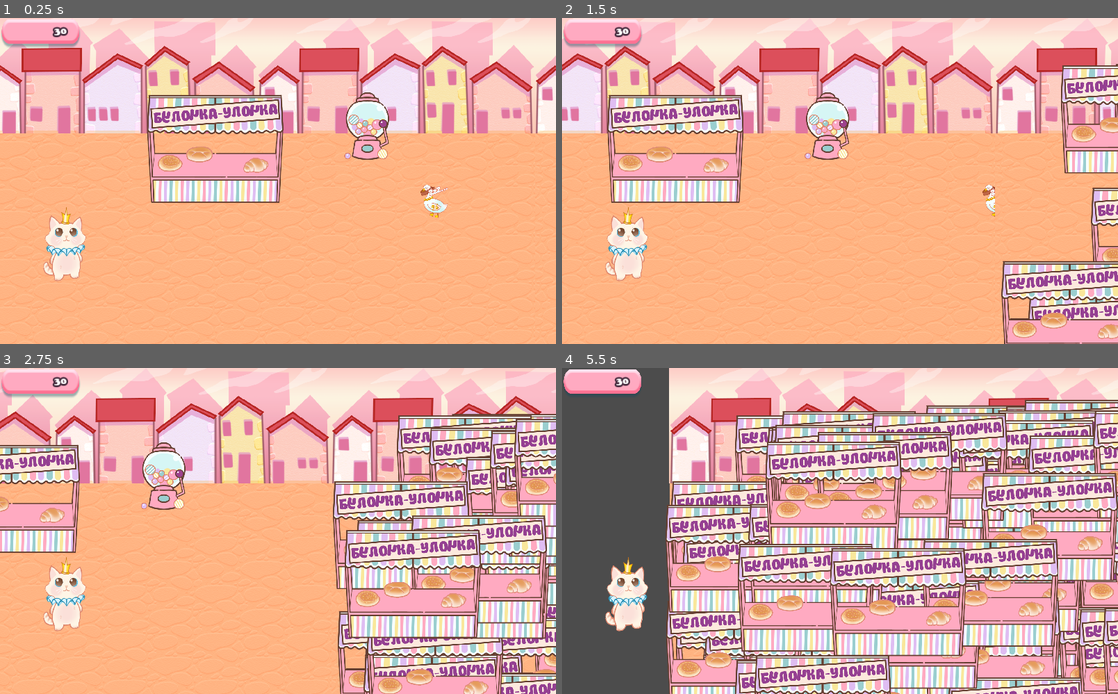
Above: before the commit, frames 1-4 (two rows, left to right).
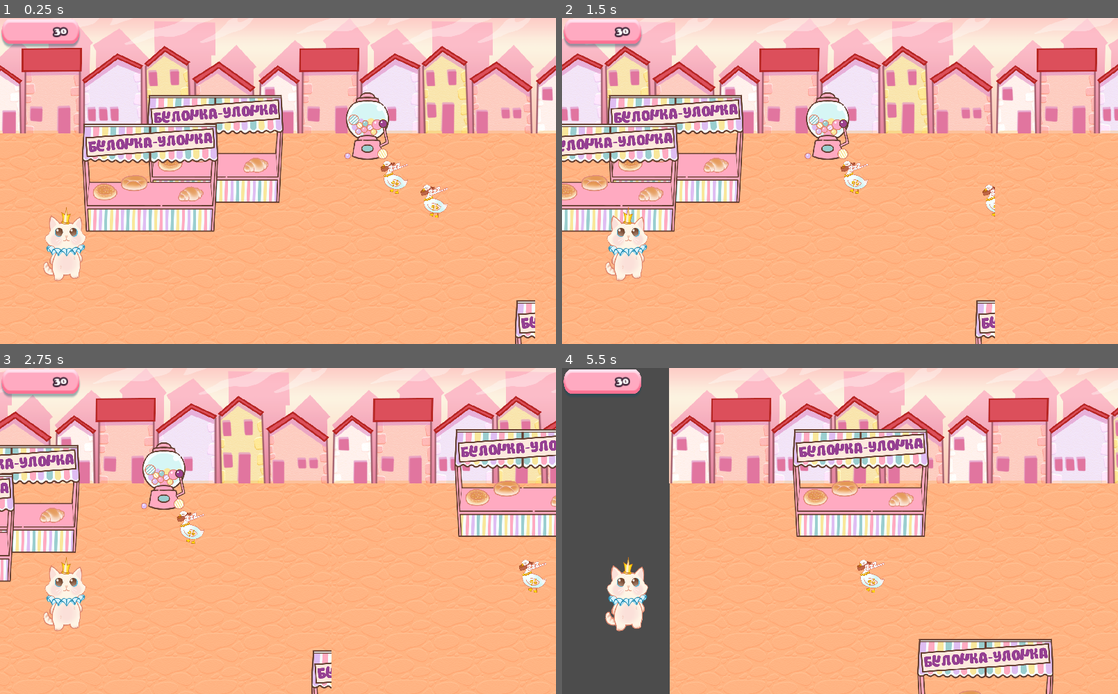
Above: after the commit, the same moments.

Repository: cuire/Voleur-de-Renard
Game: Godot game, scene res://scenes/main_location/kingdom.tscn
Same seed, same stepped clock (60 frames per second), same inputs: the game is played once before the commit and once after it. This scene is started directly instead of the project's main scene.
Inputs (mouse positions are in pixels of both pictures, inside the frame that each line leads up to):
- Up to frame 1 (0.25 s): no input
- Up to frame 2 (1.5 s): move the mouse to (923, 125) at 0.52 s; hold Right (ui_right) 0.53-1.28 s; click (923, 125) at 0.67 s; move the mouse to (645, 115) at 1.27 s; click (645, 115) at 1.42 s
- Up to frame 3 (2.75 s): move the mouse to (50, 465) at 2.02 s; hold Right (ui_right) from 2.03 s (still down); click (50, 465) at 2.17 s
- Up to frame 4 (5.5 s): move the mouse to (612, 459) at 2.77 s; click (612, 459) at 2.92 s; move the mouse to (995, 550) at 3.52 s; release Right (ui_right) at 3.53 s; click (995, 550) at 3.67 s; move the mouse to (1029, 602) at 4.27 s; click (1029, 602) at 4.42 s; move the mouse to (995, 602) at 5.02 s; click (995, 602) at 5.17 s

The runs differ from the first frame. In frame 1, 7.2% of the frame differs, in the area x 14-97%, y 32-100%; in frame 2, 15%; in frame 3, 31%; in frame 4, 65%, in the area x 18-100%, y 9-100%.

Commit message:
Update kingdom.gd

Diff:
--- a/scenes/main_location/kingdom.gd
+++ b/scenes/main_location/kingdom.gd
@@ -9,18 +9,20 @@
 var new_frame
 onready var timer = get_node("Timer")
 
-var frame_1 = preload("res://scenes/main_location/frames/frame_1.tscn")
-var bakery = preload("res://minigames/bakery/bakery.tscn")
+onready var frame_1 = preload("res://scenes/main_location/frames/frame_1.tscn")
+
+onready var bakery = preload("res://minigames/bakery/bakery.tscn")
+onready var goose = preload("res://minigames/goose/goose.tscn")
+onready var vending_machine = preload("res://minigames/pull_the_handle/vending_machine.tscn")
+onready var obstacles = [bakery, goose, vending_machine]
 
 const DIRECTION: int = -1
 export var velocity: float = 1.5 * DIRECTION
 
 func _process(delta: float) -> void:
-	new_frame = frame_1.instance()
+	new_frame = populate_frame(frame_1.instance())
 	current_position += velocity * delta * DIRECTION
 	_move_frame(new_frame, delta)
-	if Input.is_action_pressed("ui_right"):
-		add_obstacle(next_frame, bakery.instance())
 
 # Function to move frame
 func _move_frame(next_frame_to_render: Node2D, delta) -> void:
@@ -31,15 +33,38 @@
 	if viewport_size * DIRECTION > current_frame.position.x:
 		remove_child(current_frame)
 		add_child(next_frame_to_render)
-		move_child(next_frame_to_render, 0)
+		move_child(next_frame_to_render, 1)
 		current_frame = next_frame
 		next_frame = next_frame_to_render
 		next_frame.position.x = viewport_size
 
-func add_obstacle(frame: Node2D, obstacle: Minigame):
-	obstacle.position = Vector2(randi()%900+100, randi()%600+250)
+func add_obstacle(frame: Node2D, obstacle: Minigame, region: int):
+	obstacle.position = Vector2(randi()%300*region+150*region, randi()%200*region+250)
 	var _status = obstacle.connect("steal_money", prince, "_on_Steal_Money")
 	frame.add_child(obstacle)
+
+func populate_frame(frame: Node2D):
+	var obstacle: Minigame
+
+	for _i in range(3):
+		obstacle = get_random_minigame().instance()
+		add_obstacle(frame, obstacle, _i+1)
+
+	return frame
+
+
+func get_random_minigame():
+	var index = randi() % obstacles.size()
+
+	if index == 0:
+		return bakery
+	elif index == 1:
+		return goose
+	elif index == 2:
+		return vending_machine
+
+	return goose
+	# return obstacles[randi() % obstacles.size()].instance()
 
 func _ready():
 	var _money_status = prince.connect("signal_lost_money", self, "_update_counter")
@@ -48,6 +73,8 @@
 		timer.set_wait_time(Global.TIME_TO_STEAL)
 		#timer.set_wait_time(1)
 		timer.start()
+	current_frame = populate_frame(current_frame)
+	next_frame = populate_frame(next_frame)
 
 func _update_counter():
 	counter._settext(prince._money)
